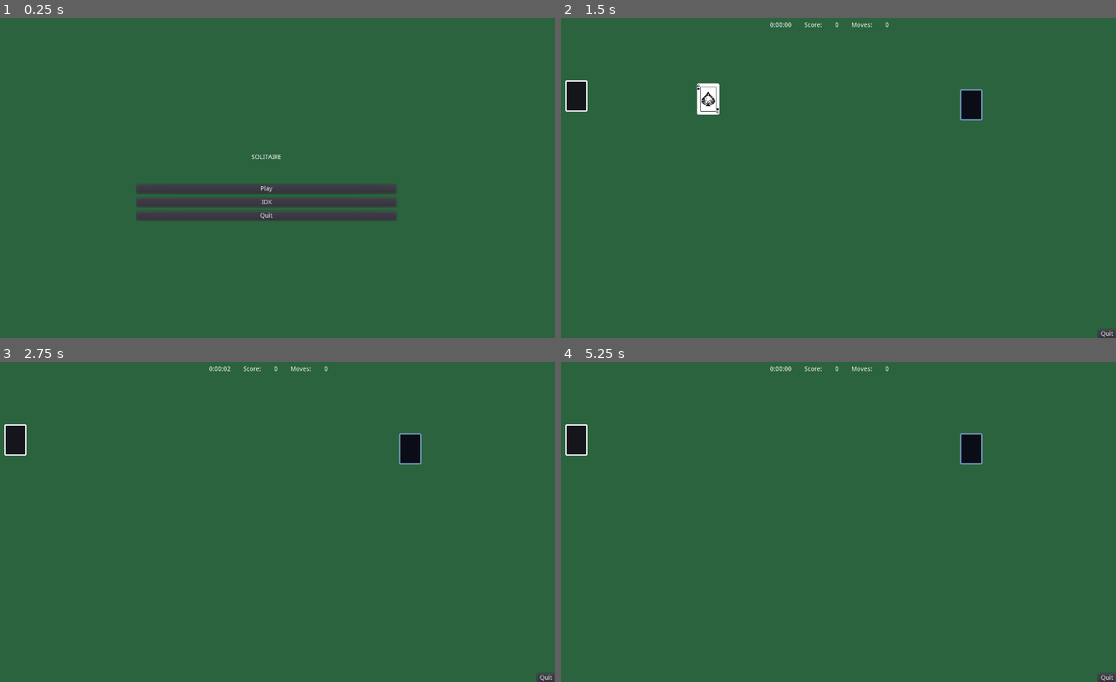
Above: before the commit, frames 1-4 (two rows, left to right).
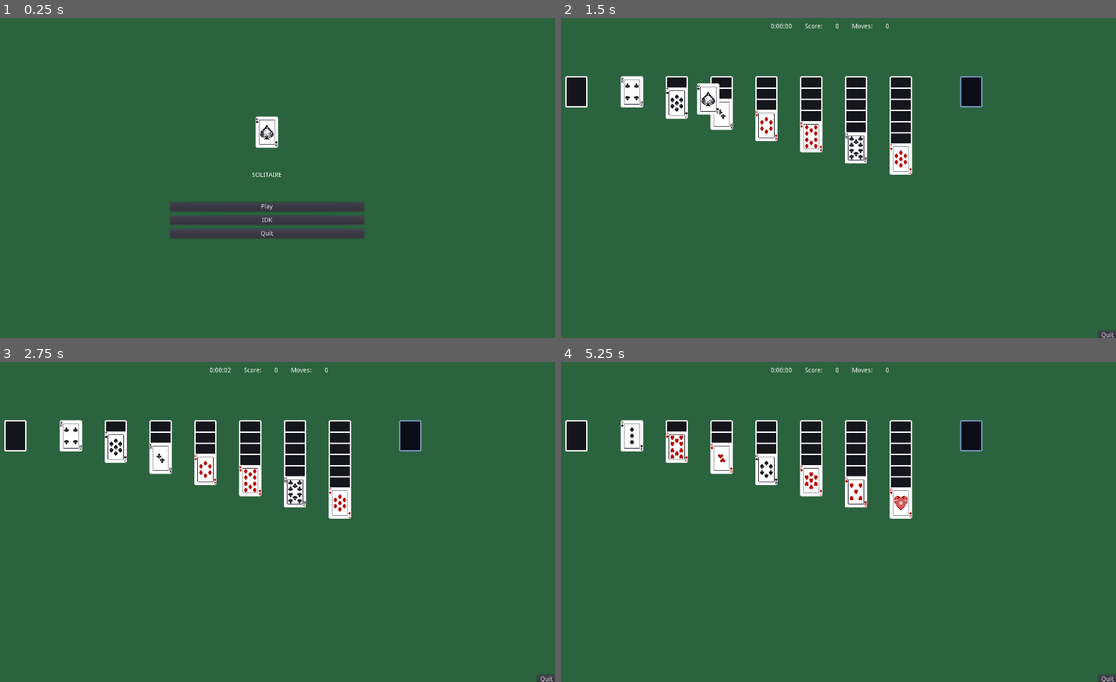
Above: after the commit, the same moments.

Repository: GabeContra/GodotSolitaire
Game: Godot game, scene res://Scenes/MainMenu.tscn
Two runs of this game, one before a commit and one after it. Both use one fixed random seed, a clock stepped at 60 frames per second and the inputs below.
Inputs (mouse positions are in pixels of both pictures, inside the frame that each line leads up to):
- Up to frame 1 (0.25 s): no input
- Up to frame 2 (1.5 s): click "Play" at 0.5 s; tap Enter at 1.25 s; drag from (577, 94) to (971, 104) at 1.27 s
- Up to frame 3 (2.75 s): drag from (410, 448) to (16, 438) at 2.02 s
- Up to frame 4 (5.25 s): tap Space at 2.75, 4.25 s; move the mouse to (888, 451) at 2.77 s; click (888, 451) at 2.92 s; tap Enter at 3.5 s; drag from (799, 586) to (971, 448) at 3.52 s; move the mouse to (999, 570) at 4.27 s; click (999, 570) at 4.42 s; tap Escape (ui_cancel) at 4.9 s; click "Play" at 5 s

The runs differ from the first frame. In frame 1, 5.3% of the frame differs, in the area x 24-72%, y 30-69%; in frame 2, 6.4%; in frame 3, 6.5%; in frame 4, 6.5%, in the area x 0-100%, y 1-100%.

Commit message:
have a functioning pile that you can add to but cant remove from yet

Diff:
--- /dev/null
+++ b/Art/cardAtlas.tres
@@ -0,0 +1,7 @@
+[gd_resource type="AtlasTexture" load_steps=2 format=2]
+
+[ext_resource path="res://Art/playingCards.png" type="Texture" id=1]
+
+[resource]
+atlas = ExtResource( 1 )
+region = Rect2( 0, 0, 50, 70 )
--- a/Scenes/Game.tscn
+++ b/Scenes/Game.tscn
@@ -1,9 +1,10 @@
-[gd_scene load_steps=5 format=2]
+[gd_scene load_steps=6 format=2]
 
 [ext_resource path="res://Scripts/Game.gd" type="Script" id=1]
 [ext_resource path="res://Scenes/Card.tscn" type="PackedScene" id=2]
 [ext_resource path="res://Scenes/Stock.tscn" type="PackedScene" id=3]
 [ext_resource path="res://Scenes/Foundation.tscn" type="PackedScene" id=4]
+[ext_resource path="res://Scenes/Pile.tscn" type="PackedScene" id=5]
 
 [node name="Game" type="Node"]
 script = ExtResource( 1 )
@@ -12,8 +13,10 @@
 [node name="Control" type="Control" parent="."]
 anchor_right = 1.0
 anchor_bottom = 1.0
-margin_top = 1.33484
-margin_bottom = 1.33484
+margin_left = 1.12244
+margin_top = 3.57971
+margin_right = 1.12244
+margin_bottom = 3.57971
 mouse_filter = 2
 __meta__ = {
 "_edit_use_anchors_": false
@@ -81,11 +84,34 @@
 
 [node name="Cards" type="Node" parent="."]
 
+[node name="Foundation" parent="." instance=ExtResource( 4 )]
+position = Vector2( 957.08, 170 )
+suit = 0
+
 [node name="Stock" parent="." instance=ExtResource( 3 )]
-position = Vector2( 76.0859, 178.869 )
+position = Vector2( 76.086, 170 )
 
-[node name="Foundation" parent="." instance=ExtResource( 4 )]
-position = Vector2( 957.08, 198.891 )
-suit = 0
+[node name="Piles" type="Node" parent="."]
+
+[node name="Pile" parent="Piles" instance=ExtResource( 5 )]
+position = Vector2( 200, 170 )
+
+[node name="Pile2" parent="Piles" instance=ExtResource( 5 )]
+position = Vector2( 300, 170 )
+
+[node name="Pile3" parent="Piles" instance=ExtResource( 5 )]
+position = Vector2( 400, 170 )
+
+[node name="Pile4" parent="Piles" instance=ExtResource( 5 )]
+position = Vector2( 500, 170 )
+
+[node name="Pile5" parent="Piles" instance=ExtResource( 5 )]
+position = Vector2( 600, 170 )
+
+[node name="Pile6" parent="Piles" instance=ExtResource( 5 )]
+position = Vector2( 700, 170 )
+
+[node name="Pile7" parent="Piles" instance=ExtResource( 5 )]
+position = Vector2( 800, 170 )
 [connection signal="pressed" from="Control/Quit" to="." method="_on_Quit_pressed"]
 [connection signal="draw_card" from="Stock" to="." method="_on_Stock_draw_card"]
--- a/Scenes/MainMenu.tscn
+++ b/Scenes/MainMenu.tscn
@@ -1,6 +1,7 @@
-[gd_scene load_steps=2 format=2]
+[gd_scene load_steps=3 format=2]
 
 [ext_resource path="res://Scripts/MainMenu.gd" type="Script" id=1]
+[ext_resource path="res://Art/cardAtlas.tres" type="Texture" id=2]
 
 [node name="Main" type="Control"]
 anchor_right = 1.0
@@ -15,29 +16,45 @@
 }
 
 [node name="VBoxContainer2" type="VBoxContainer" parent="."]
-anchor_left = 0.156
+anchor_left = 0.5
 anchor_top = 0.5
-anchor_right = 0.844
+anchor_right = 0.5
 anchor_bottom = 0.5
-margin_left = 0.319992
-margin_top = -162.828
-margin_right = -0.320068
-margin_bottom = 157.172
+margin_left = -366.5
+margin_top = -252.5
+margin_right = 366.5
+margin_bottom = 252.5
 alignment = 1
 __meta__ = {
 "_edit_use_anchors_": false
 }
 
+[node name="MarginContainer3" type="MarginContainer" parent="VBoxContainer2"]
+margin_left = 191.0
+margin_top = 116.0
+margin_right = 541.0
+margin_bottom = 186.0
+size_flags_horizontal = 4
+custom_constants/margin_right = 150
+custom_constants/margin_left = 150
+
+[node name="TextureRect" type="TextureRect" parent="VBoxContainer2/MarginContainer3"]
+margin_left = 150.0
+margin_right = 200.0
+margin_bottom = 70.0
+texture = ExtResource( 2 )
+stretch_mode = 5
+
 [node name="MarginContainer" type="MarginContainer" parent="VBoxContainer2"]
-margin_top = 61.0
-margin_right = 879.0
-margin_bottom = 175.0
+margin_top = 190.0
+margin_right = 733.0
+margin_bottom = 304.0
 custom_constants/margin_top = 50
 custom_constants/margin_bottom = 50
 
 [node name="Label" type="Label" parent="VBoxContainer2/MarginContainer"]
 margin_top = 50.0
-margin_right = 879.0
+margin_right = 733.0
 margin_bottom = 64.0
 text = "SOLITAIRE"
 align = 1
@@ -46,15 +63,15 @@
 }
 
 [node name="MarginContainer2" type="MarginContainer" parent="VBoxContainer2"]
-margin_top = 179.0
-margin_right = 879.0
-margin_bottom = 259.0
+margin_top = 308.0
+margin_right = 733.0
+margin_bottom = 388.0
 custom_constants/margin_right = 150
 custom_constants/margin_left = 150
 
 [node name="VBoxContainer" type="VBoxContainer" parent="VBoxContainer2/MarginContainer2"]
 margin_left = 150.0
-margin_right = 729.0
+margin_right = 583.0
 margin_bottom = 80.0
 custom_constants/separation = 10
 alignment = 1
@@ -63,19 +80,19 @@
 }
 
 [node name="Play" type="Button" parent="VBoxContainer2/MarginContainer2/VBoxContainer"]
-margin_right = 579.0
+margin_right = 433.0
 margin_bottom = 20.0
 text = "Play"
 
 [node name="Settings" type="Button" parent="VBoxContainer2/MarginContainer2/VBoxContainer"]
 margin_top = 30.0
-margin_right = 579.0
+margin_right = 433.0
 margin_bottom = 50.0
 text = "IDK"
 
 [node name="Quit" type="Button" parent="VBoxContainer2/MarginContainer2/VBoxContainer"]
 margin_top = 60.0
-margin_right = 579.0
+margin_right = 433.0
 margin_bottom = 80.0
 text = "Quit"
 [connection signal="pressed" from="VBoxContainer2/MarginContainer2/VBoxContainer/Play" to="." method="_on_Play_pressed"]
--- /dev/null
+++ b/Scenes/Pile.tscn
@@ -0,0 +1,14 @@
+[gd_scene load_steps=3 format=2]
+
+[ext_resource path="res://Scripts/Pile.gd" type="Script" id=1]
+
+[sub_resource type="CapsuleShape2D" id=1]
+radius = 29.439
+
+[node name="Pile" type="Area2D"]
+script = ExtResource( 1 )
+
+[node name="SetArea" type="CollisionShape2D" parent="."]
+shape = SubResource( 1 )
+[connection signal="area_entered" from="." to="." method="_on_Pile_area_entered"]
+[connection signal="area_exited" from="." to="." method="_on_Pile_area_exited"]
--- a/Scripts/Card.gd
+++ b/Scripts/Card.gd
@@ -2,14 +2,18 @@
 class_name Card
 
 
+#signals related to moving the card
 signal dropped
+signal grab_me(me)
 
+#value affects the look of the card if face up and used for other conditions
 var value = 0 setget set_value, get_value
-var is_face_down : bool = true
-var is_stacked : bool = false
-var _rng = RandomNumberGenerator.new()
+var is_face_down : bool = true setget set_face, get_face
+
+#these are related to being able to move the card
 var dragging = false setget set_dragging, get_dragging
 var moving = false
+var grab_lock = true
 
 # Called when the node enters the scene tree for the first time.
 func _ready():
@@ -18,6 +22,12 @@
 # Called every frame. 'delta' is the elapsed time since the previous frame.
 func _process(_delta):
 	pass
+
+func lock_move():
+	grab_lock = true
+
+func unlock_move():
+	grab_lock = false
 
 func _input(event):
 	if event is InputEventMouseMotion and dragging:
@@ -28,14 +38,23 @@
 	value = new_value
 	if !is_face_down:
 		$CardSprite.set_frame(new_value)
+	else:
+		$CardSprite.set_frame(Global.Cards.BACK)
 
 func get_value():
 	return value
 
+func set_face(face : bool):
+	is_face_down = face
+	set_value(value)
+
+func get_face():
+	return is_face_down
+
 func set_dragging(val):
 	dragging = val
 	if val == true:
-		z_index = 5
+		z_index = 30
 	elif val == false:
 		z_index = 0
 
@@ -48,9 +67,9 @@
 func _on_Card_input_event(_viewport, event, _shape_idx):
 	if event is InputEventMouseButton:
 		if event.button_index == BUTTON_LEFT and event.pressed:
-			dragging = true
+			if !grab_lock:
+				emit_signal("grab_me", self)
 		elif event.button_index == BUTTON_LEFT and !event.pressed:
-			dragging = false
-			if moving == true:
+			if !grab_lock:
 				moving = false
 				emit_signal("dropped")
--- a/Scripts/Game.gd
+++ b/Scripts/Game.gd
@@ -6,15 +6,27 @@
 # var b = "text"
 export (PackedScene) var Card
 var time = 0
+var moving_card = null
 # Called when the node enters the scene tree for the first time.
 func _ready():
-#	for i in range(52):
-#		var tempCard = Card.instance()
-#		tempCard.value = i
-#		tempCard.position.x = $Position2D.position.x + 60*(i % 13)
-#		tempCard.position.y = $Position2D.position.y + 100*(i%4)
-#		$Cards.add_child(tempCard)
-	pass
+	var val_list = []
+	for i in range(52):
+		val_list.push_front(i)
+	val_list.shuffle()
+	var pileCount = 1
+	for pile in $Piles.get_children():
+		var i = 0
+		while i < pileCount:
+			var tempCard = Card.instance()
+			tempCard.value = val_list.pop_front()
+			tempCard.is_face_down = true
+			if i+1 >= pileCount:
+				tempCard.is_face_down = false
+			pile.card_on_me = tempCard
+			pile.set_card()
+			$Cards.add_child(tempCard)
+			i += 1
+		pileCount += 1
 
 
 # Called every frame. 'delta' is the elapsed time since the previous frame.
@@ -28,7 +40,17 @@
 	if Input.is_action_pressed("ui_cancel"):
 		get_tree().change_scene("res://Scenes/MainMenu.tscn")
 
+func allow_to_move(card):
+	if moving_card == null:
+		moving_card = card
+		moving_card.dragging = true
+		moving_card.connect("dropped", self, "stop_moving")
 
+func stop_moving():
+	if moving_card != null:
+		moving_card.dragging = false
+		moving_card.disconnect("dropped", self, "stop_moving")
+		moving_card = null
 
 func _on_Quit_pressed():
 	get_tree().change_scene("res://Scenes/MainMenu.tscn")
@@ -38,8 +60,10 @@
 	if card_value != null:
 		var tempCard = Card.instance()
 		tempCard.position =  $Stock.position
-		tempCard.dragging = true
 		tempCard.is_face_down = false
 		tempCard.value = card_value
+		tempCard.unlock_move()
 		tempCard.connect("dropped", tempCard, "letgo")
+		tempCard.connect("grab_me", self, "allow_to_move")
+		tempCard.emit_signal("grab_me", tempCard)
 		$Cards.add_child(tempCard)
--- /dev/null
+++ b/Scripts/Pile.gd
@@ -0,0 +1,37 @@
+extends Area2D
+
+var card_over_me = false
+var card_on_me : Card = null
+var num_of_cards = 0
+var cards = []
+# Called when the node enters the scene tree for the first time.
+func _ready():
+	pass # Replace with function body.
+
+
+# Called every frame. 'delta' is the elapsed time since the previous frame.
+#func _process(delta):
+#	pass
+func set_card():
+	if card_on_me != null:
+		card_on_me.position.x = self.position.x
+		card_on_me.position.y = self.position.y + num_of_cards*25
+		num_of_cards += 1
+		cards.push_front(card_on_me)
+		$SetArea.position.y +=25
+		_on_Pile_area_exited(card_on_me)
+
+func _on_Pile_area_entered(area):
+	if area.is_in_group("cards"):
+		var card := area as Card
+		card_over_me = true
+		card_on_me = card
+		card_on_me.connect("dropped", self, "set_card")
+
+
+func _on_Pile_area_exited(area):
+	if area.is_in_group("cards"):
+		card_over_me = false
+		if card_on_me != null:
+			card_on_me.disconnect("dropped", self, "set_card")
+			card_on_me = null
